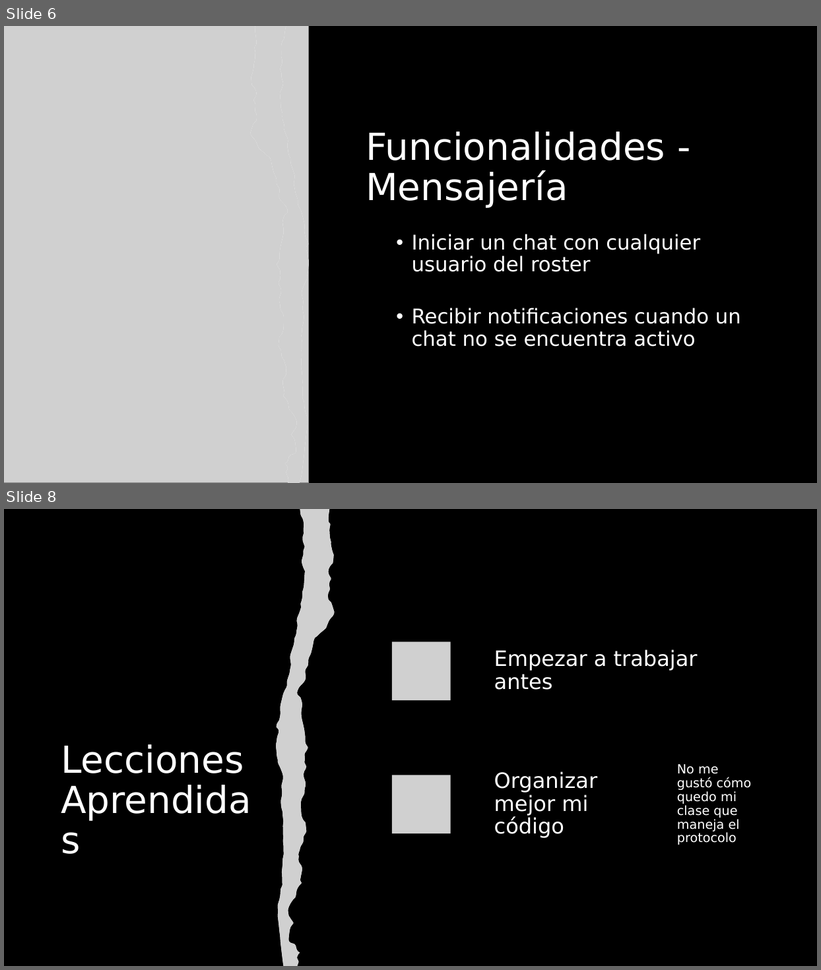
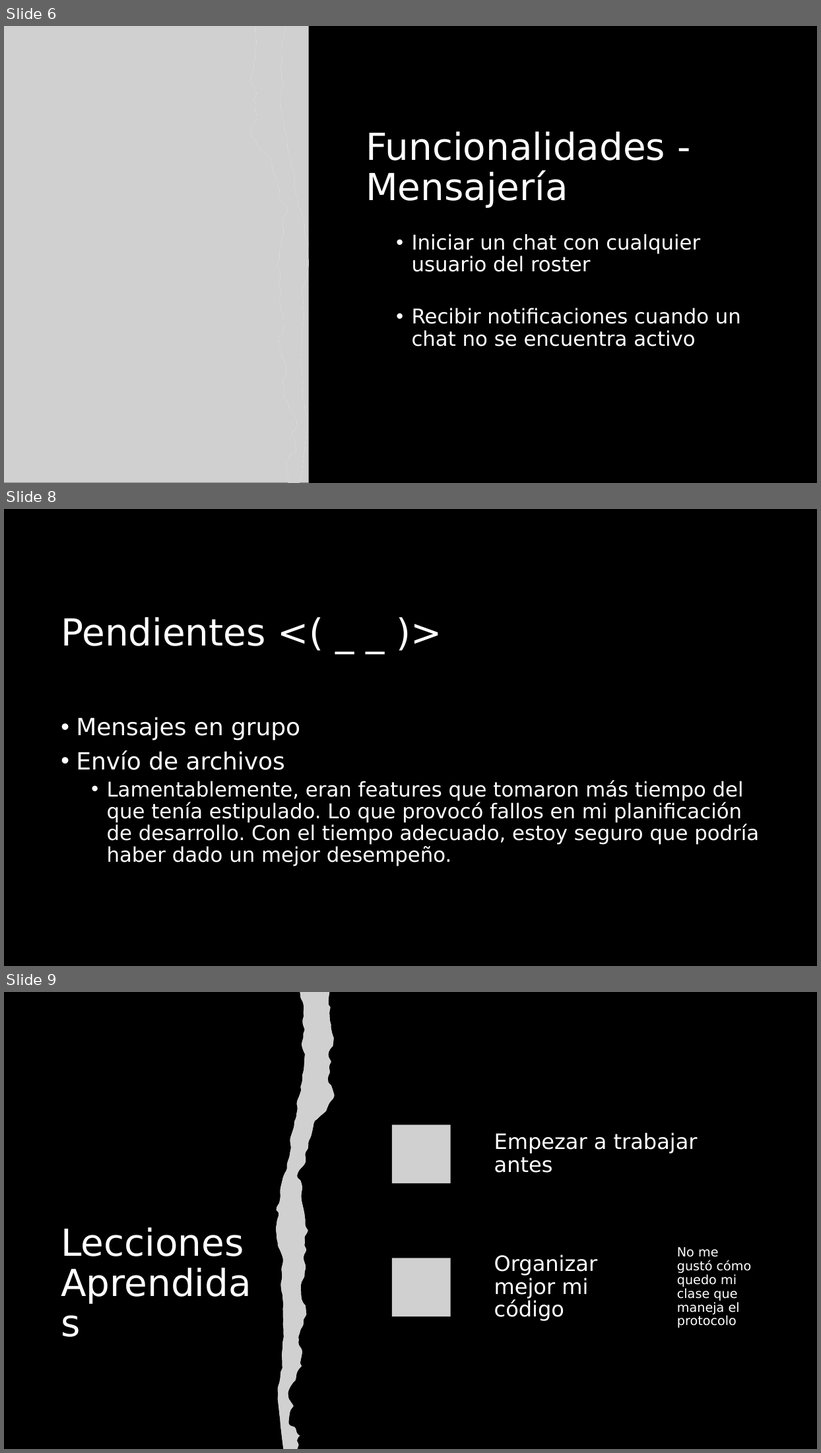
Before and after one commit to FranzCastillo/XMPP-CHAT, a slide deck: docs/XMPP Chat.pptx. Shown one above the other, each under a label of ours: slides 6 and 8 before the commit, slides 6, 8 and 9 after it; the slides between them are not shown. The pictures are 821x970 and 821x1453 pixels, drawn with LibreOffice and Linux fonts; fonts in the diff are those of the drawing; grey boxes stand for pictures. Boxes give left, top, right and bottom in pixels: in the first picture for what was removed or moved away, otherwise in the second. Text is boxed around its words. In the diff, an @@ line names an element or a change of style, - is before the commit and + after.

```diff
--- a/docs/XMPP Chat.pptx
+++ b/docs/XMPP Chat.pptx
@@ slide 8 added at (4,509,817,966), background #000000 @@
@@ title added at (61,617,266,646), 44 pt, text #FFFFFF @@
+Pendientes <( _ _ )>
@@ text added at (76,717,759,867), 24 pt, text #FFFFFF @@
+• Mensajes en grupo
+• Envío de archivos
+  • Lamentablemente, eran features que tomaron más tiempo del que tenía estipulado. Lo que provocó fallos en mi planificación de desarrollo. Con el tiempo adecuado, estoy seguro que podría haber dado un mejor desempeño.
@@ what was slide 8 is now slide 9 @@
```
Also in this commit, not shown: 3 slides changed.
